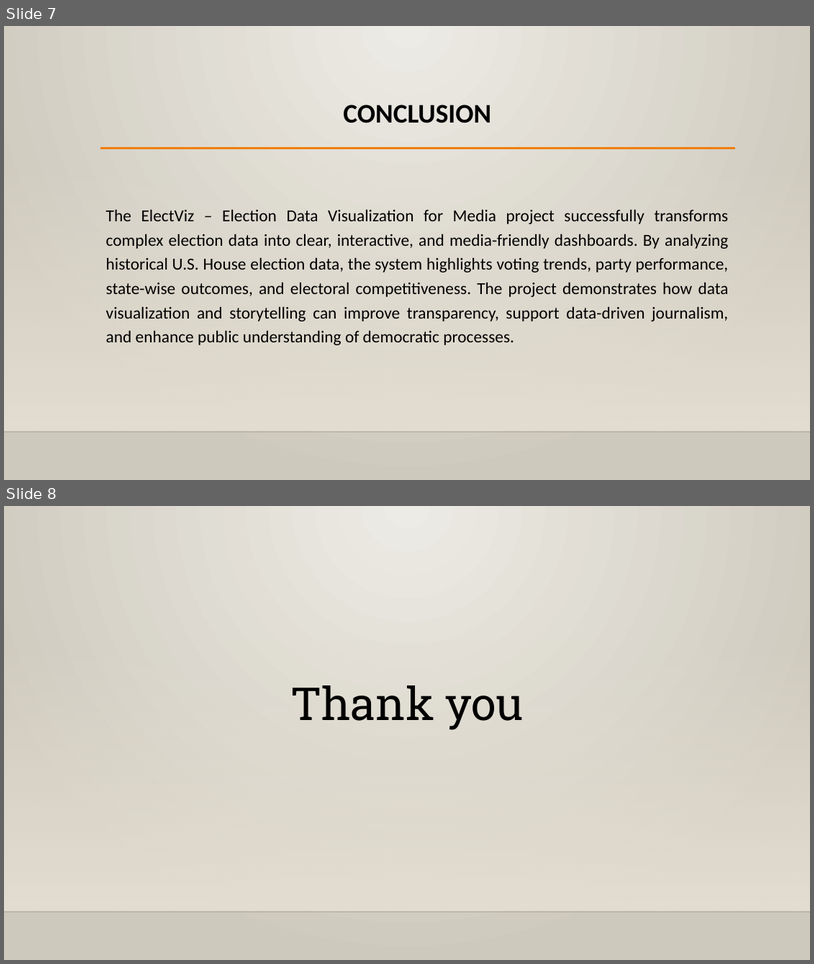
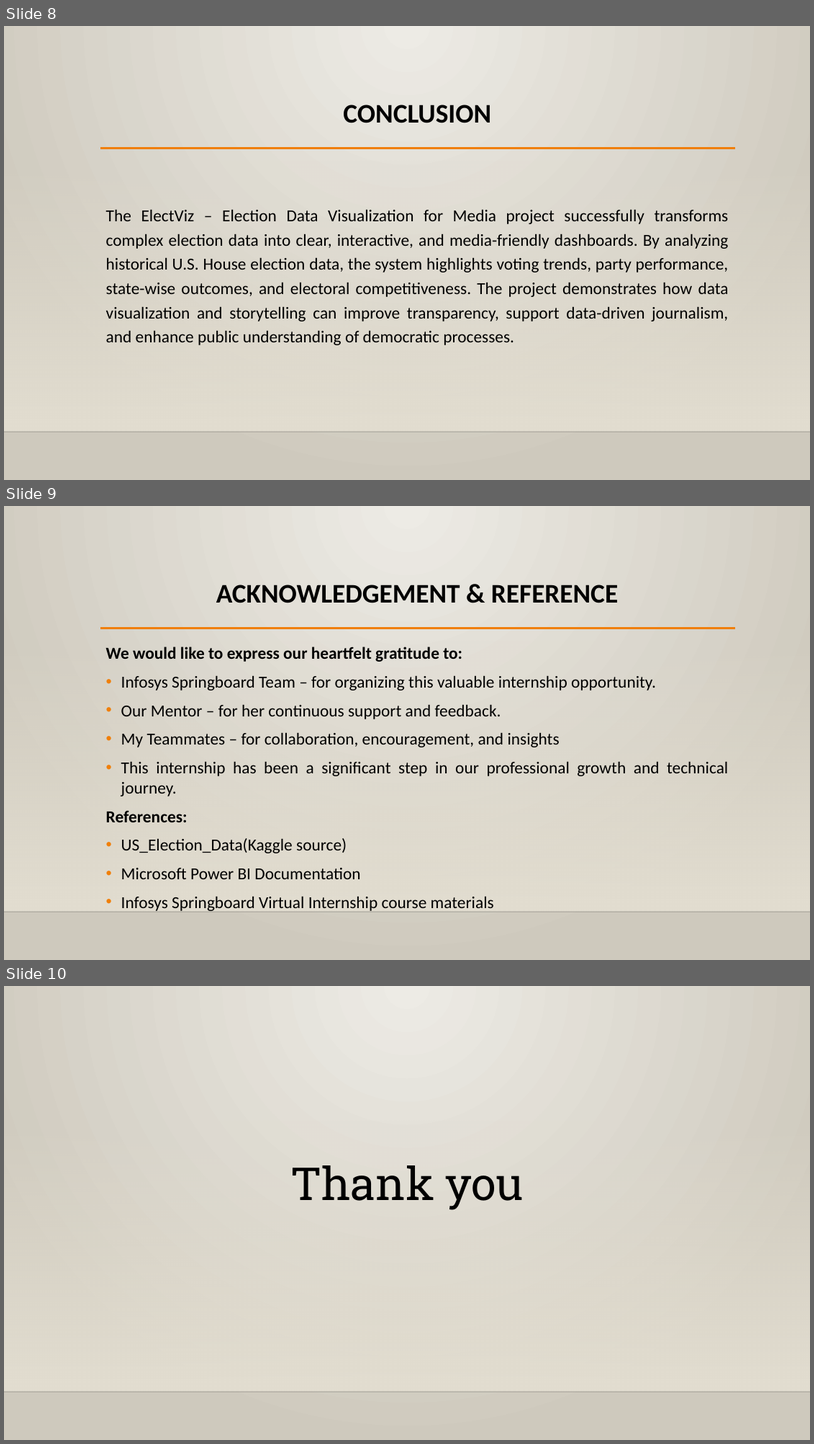
Before and after one commit to Heram21/Infosys_Springboard_Virtual_Internship-ElectViz_Batch-11_Team-D, a slide deck: Individual_ppts/Heram.pptx. Shown one above the other, each under a label of ours: slides 7 and 8 before the commit, slides 8, 9 and 10 after it. The pictures are 814x964 and 814x1444 pixels, drawn with LibreOffice and Linux fonts; fonts in the diff are those of the drawing; background and template pictures are left out. Boxes give left, top, right and bottom in pixels: in the first picture for what was removed or moved away, otherwise in the second. Text is boxed around its words. In the diff, an @@ line names an element or a change of style, - is before the commit and + after.

```diff
--- a/Individual_ppts/Heram.pptx
+++ b/Individual_ppts/Heram.pptx
@@ slide 9 added at [4,506,810,960], background gradient #EEECE6 to #CEC9BE; not listed: 3 template elements that a slide beside it also shows @@
@@ title added at [216,584,618,603], 32 pt, text #000000, bold @@
+ACKNOWLEDGEMENT & REFERENCE
@@ text added at [106,646,728,912], 20 pt, text #000000 @@
+We would like to express our heartfelt gratitude to:
+• Infosys Springboard Team – for organizing this valuable internship opportunity.
+• Our Mentor – for her continuous support and feedback.
+• My Teammates – for collaboration, encouragement, and insights
+• This internship has been a significant step in our professional growth and technical journey.
+References:
+• US_Election_Data(Kaggle source)
+• Microsoft Power BI Documentation
+• Infosys Springboard Virtual Internship course materials
@@ what was slide 7 is now slide 8 @@
@@ what was slide 8 is now slide 10 @@
```
Also in this commit, not shown: 3 slides changed, 2 other slides added, 1 slide removed.
